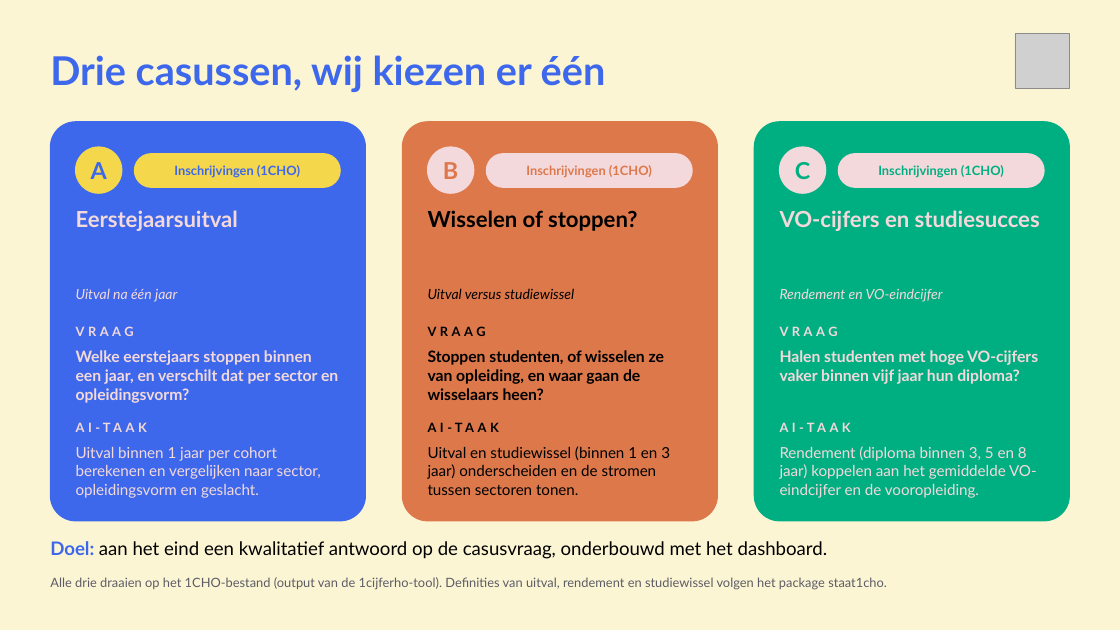
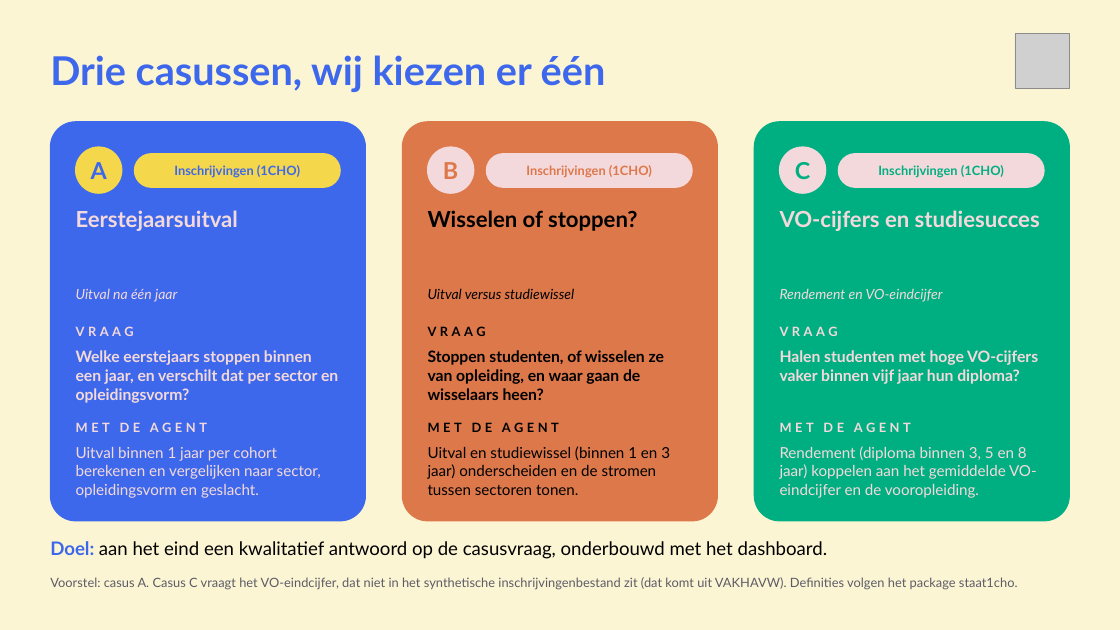
Before and after one commit to cedanl/clidev-presentaties, a slide deck: slide 6 of workshop-rad/exports/workshop-voorstel-RAD_120min.pptx. Drawn at 1120x630 pixels with LibreOffice and Linux fonts; fonts in the diff are those of the drawing; grey boxes stand for pictures. Boxes give left, top, right and bottom in pixels: in the first picture for what was removed or moved away, otherwise in the second. Text is boxed around its words. In the diff, an @@ line names an element or a change of style, - is before the commit and + after.

```diff
--- a/workshop-rad/exports/workshop-voorstel-RAD_120min.pptx
+++ b/workshop-rad/exports/workshop-voorstel-RAD_120min.pptx
@@ text at (76, 422, 207, 432): text changed @@
-AI-TAAK
+MET DE AGENT
@@ text at (428, 422, 559, 432): text changed @@
-AI-TAAK
+MET DE AGENT
@@ text at (780, 422, 911, 432): text changed @@
-AI-TAAK
+MET DE AGENT
@@ text at (50, 577, 1018, 590): text changed @@
-Alle drie draaien op het 1CHO-bestand (output van de 1cijferho-tool). Definities van uitval, rendement en studiewissel volgen het package staat1cho.
+Voorstel: casus A. Casus C vraagt het VO-eindcijfer, dat niet in het synthetische inschrijvingenbestand zit (dat komt uit VAKHAVW). Definities volgen het package staat1cho.
```
Also in this commit, not shown: 9 other slides changed, 7 other files.
